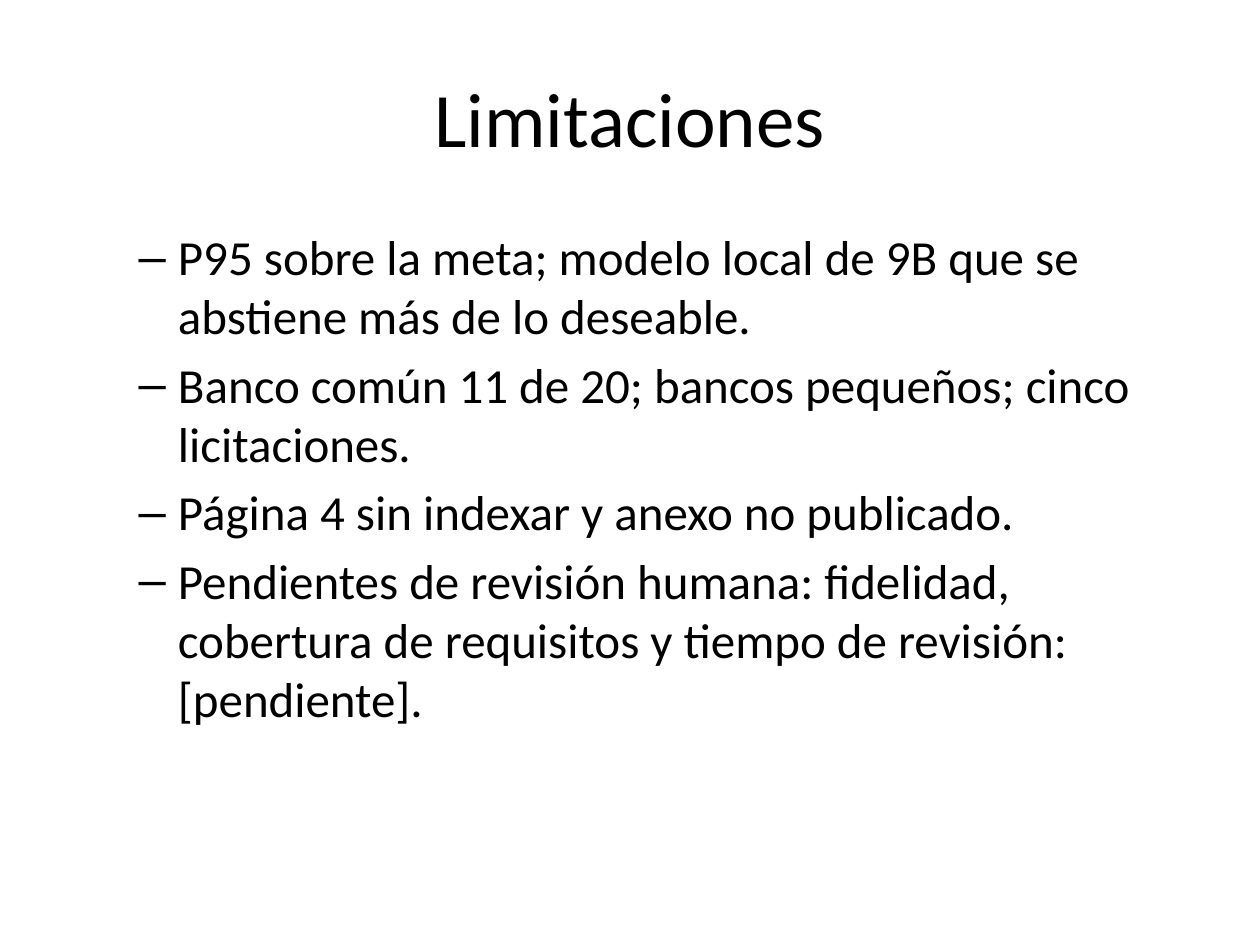
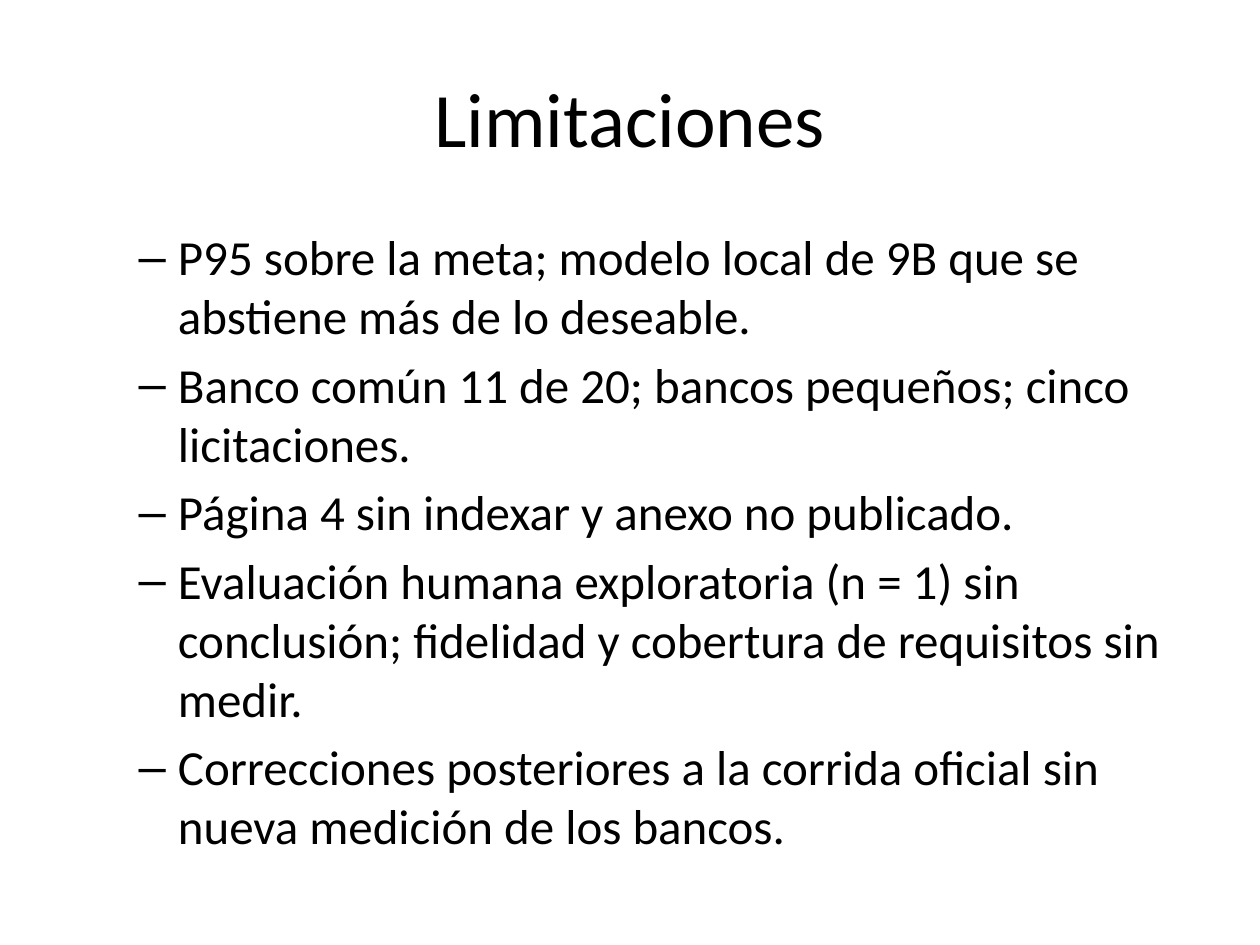
Before and after one commit to donmatthiuz/NLP, a slide deck: slide 15 of docs/presentacion/Diapositivas.pptx. Drawn at 1260x945 pixels with LibreOffice and Linux fonts; fonts in the diff are those of the drawing. Boxes give left, top, right and bottom in pixels: in the first picture for what was removed or moved away, otherwise in the second. Text is boxed around its words. In the diff, an @@ line names an element or a change of style, - is before the commit and + after.

Commit message:
docs: diapositivas y guion sincronizados con la evaluación humana y las correcciones; la demo usa la pregunta de plicas verificada

```diff
--- a/docs/presentacion/Diapositivas.pptx
+++ b/docs/presentacion/Diapositivas.pptx
@@ text at [178,563,1160,845]: text changed @@
-  – Pendientes de revisión humana: fidelidad, cobertura de requisitos y tiempo de revisión: [pendiente].
+  – Evaluación humana exploratoria (n = 1) sin conclusión; fidelidad y cobertura de requisitos sin medir.
+  – Correcciones posteriores a la corrida oficial sin nueva medición de los bancos.
```
Also in this commit, not shown: 1 other slide changed, 2 other files.
